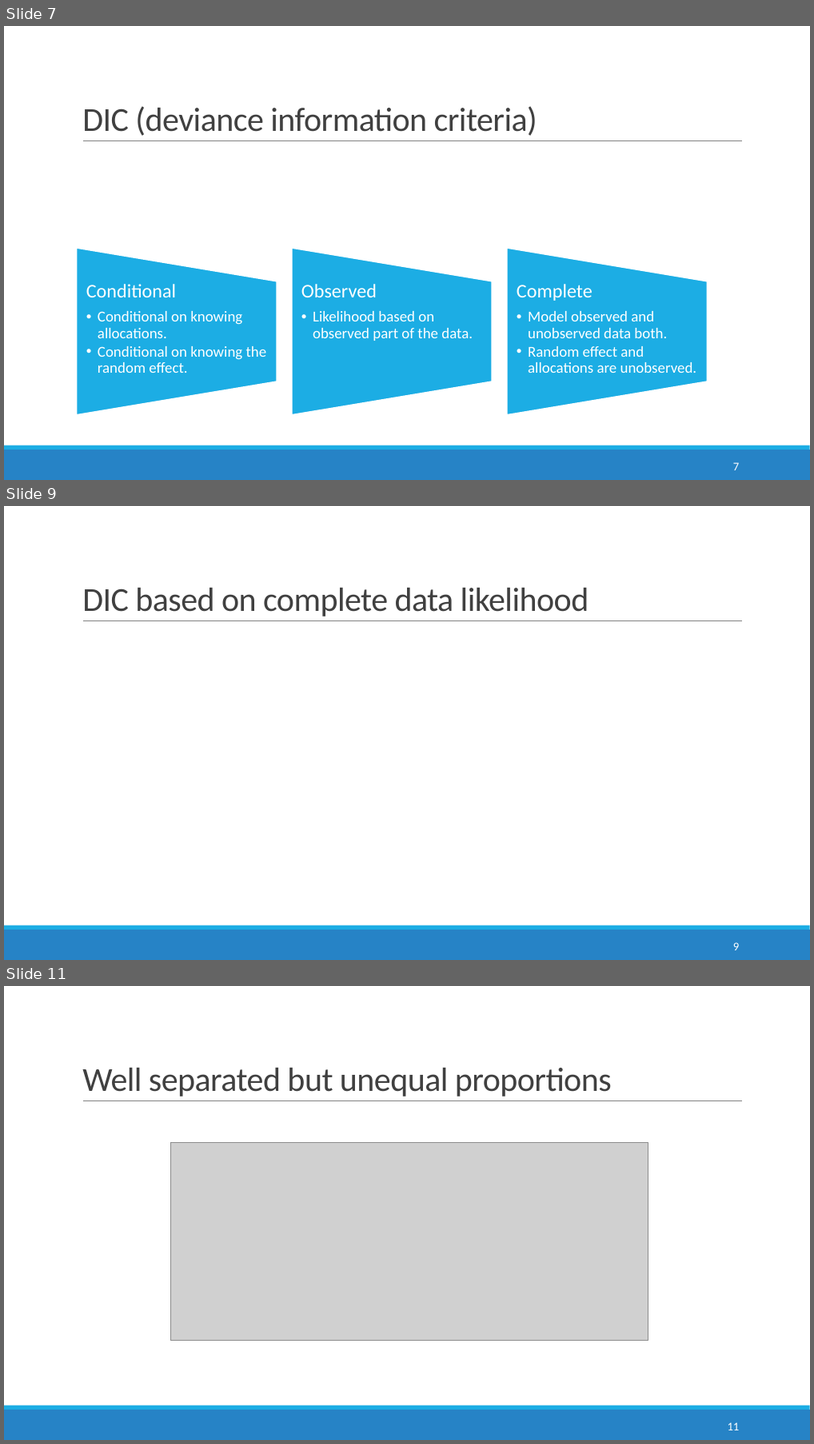
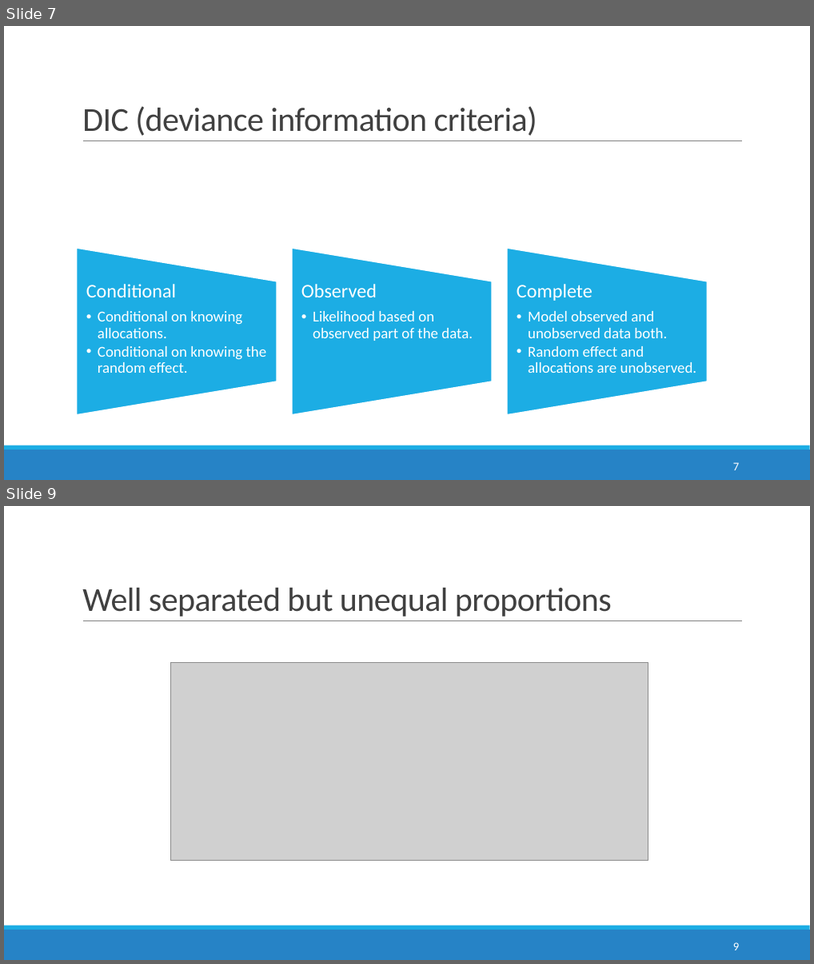
Before and after one commit to anirudhtomer/MScThesis, a slide deck: mid term presentation.pptx. Shown one above the other, each under a label of ours: slides 7, 9 and 11 before the commit, slides 7 and 9 after it; the slides between them are not shown. The pictures are 814x1444 and 814x964 pixels, drawn with LibreOffice and Linux fonts; fonts in the diff are those of the drawing; grey boxes stand for pictures; background and template pictures are left out. Boxes give left, top, right and bottom in pixels: in the first picture for what was removed or moved away, otherwise in the second. Text is boxed around its words. In the diff, an @@ line names an element or a change of style, - is before the commit and + after.

```diff
--- a/mid term presentation.pptx
+++ b/mid term presentation.pptx
@@ slide 9 removed at <box>4,506,810,960</box>, background #FFFFFF; not listed: 3 template elements that a slide beside it also shows @@
@@ title removed at <box>82,588,590,616</box> @@
-DIC based on complete data likelihood
@@ page number removed at <box>734,942,739,950</box> @@
-9
@@ what was slide 11 is now slide 9 @@
@@ page number at <box>734,942,739,950</box>: text changed @@
-11
+9
```
Also in this commit, not shown: 9 slides changed, 2 slides added, 3 other slides removed, 9 other files.
